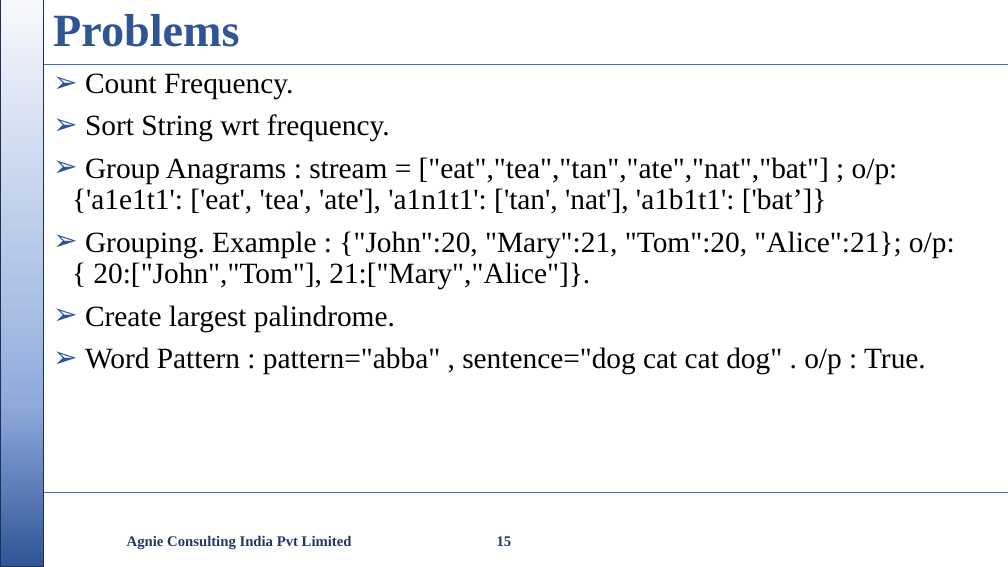
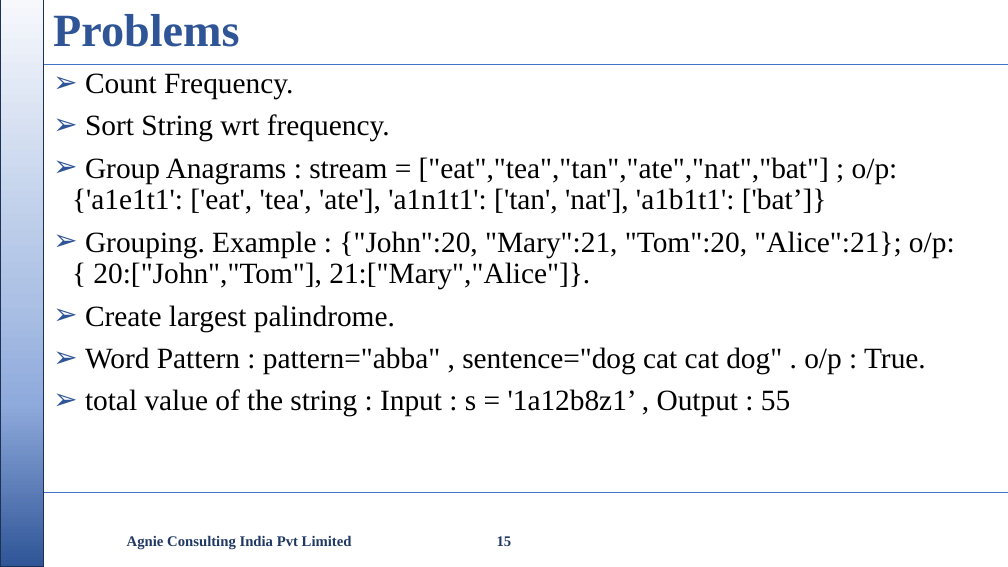
Before and after one commit to nikishdaniel1-del/Python-Cls, a slide deck: slide 15 of python class/Python Class.pptx. Drawn at 1008x567 pixels with LibreOffice and Linux fonts; fonts in the diff are those of the drawing; background and template pictures are left out. Boxes give left, top, right and bottom in pixels: in the first picture for what was removed or moved away, otherwise in the second. Text is boxed around its words. In the diff, an @@ line names an element or a change of style, - is before the commit and + after.

```diff
--- a/python class/Python Class.pptx
+++ b/python class/Python Class.pptx
@@ text at box(85, 389, 790, 416): paragraph added @@
+➢ total value of the string : Input : s = '1a12b8z1’ , Output : 55
```
Also in this commit, not shown: 1 other file.
